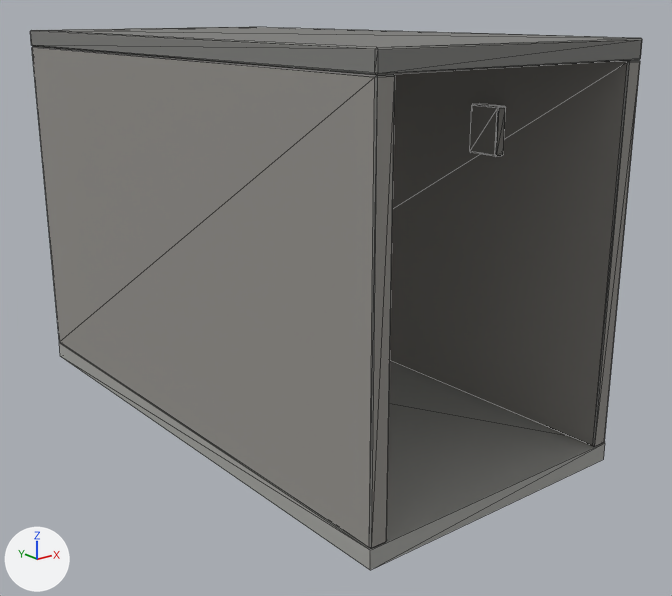
One commit to the FBX model unity/HorrorGame/Assets/Models/MapKit/Corridor_Straight_5m.fbx: the scene before it, then after it.
Rendered twice from a 50 mm lens placed at (-3.48, -3.99, 3.36), pointed at (1.42, 2.13, 0.92). The lights are fixed; the arrows at lower left show +X, +Y and +Z. The picture after the commit comes second. Mesh edges are drawn as thin lines. Vertices at exactly the same position are counted once.

Objects in the first picture: 'Corridor_Straight_5m'.
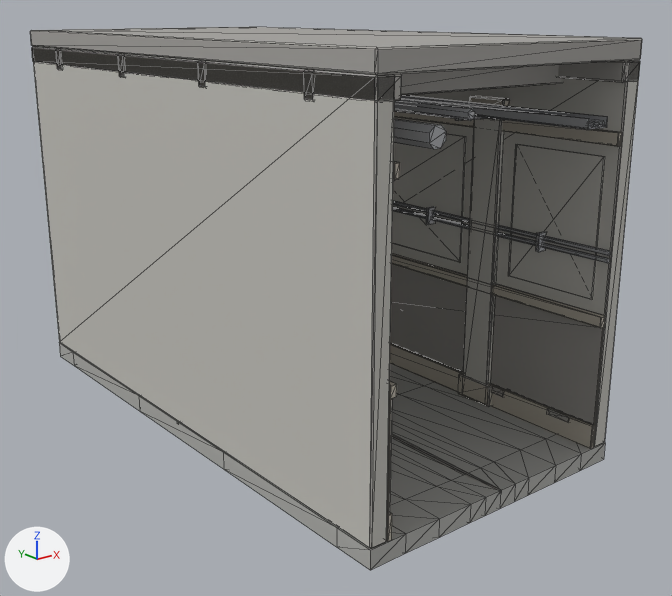
What differs and where, as boxes [x1, y1, x2, y2] in the pictures (672 x 596 px; the box of a moved part takes in the faces that stretch with it):
'Corridor_Straight_5m', recoloured, reshaped (lighter)
    both: [30, 27, 642, 570]
part 1 of me_cube_001, moved or reshaped (not visible afterwards)
    before: [470, 103, 506, 157]
part 2 of me_cube_001, added
    after: [469, 96, 510, 106]
part 3 of me_cube_001, added
    after: [458, 373, 492, 407]
part 4 of me_cube_001, added
    after: [392, 434, 502, 493]
part 5 of me_cube_001, added
    after: [508, 144, 605, 300]
part 6 of me_cube_001, added
    after: [392, 134, 466, 263]
part 7 of me_cube_001, added
    after: [492, 386, 504, 397]
part 8 of me_cube_001, added
    after: [32, 48, 640, 570]

Edits to the bpy script that builds the scene:
```text
Change mat_ceiling_structure:
    mat_ceiling_structure.base_color: (0.21, 0.21, 0.2) -> (0.38, 0.37, 0.35)  # grey #7e7e7c -> grey #a6a4a0
Change mat_wall_structure:
    mat_wall_structure.base_color: (0.29, 0.28, 0.26) -> (0.55, 0.54, 0.5)  # grey #93908b -> light grey #c4c2bc
Add mat_wall_dado:
    mat_wall_dado = principled_material('Wall_Dado')
    mat_wall_dado.base_color = (0.33, 0.32, 0.3)  # grey #9b9995
    mat_wall_dado.roughness = 0.93
Add mat_trim_painted:
    mat_trim_painted = principled_material('Trim_Painted')
    mat_trim_painted.base_color = (0.5, 0.46, 0.39)  # grey #bcb5a8
    mat_trim_painted.roughness = 0.62
Add mat_trim_steel:
    mat_trim_steel = principled_material('Trim_Steel')
    mat_trim_steel.base_color = (0.41, 0.42, 0.44)  # grey #acadb1
    mat_trim_steel.metallic = 0.25
Change me_cube_001:
    used by ob_corridor_straight_5m; location = (0.0, 0.0, 0.0)
    remove me_cube_001.from_pydata(...)  # 172 vertices, 320 faces; spans x 0.0..2.5, y 0.0..5.0, z -0.15..3.15
    add me_cube_001.from_pydata(...)  # 1366 vertices, 2424 faces; spans x 0.0..2.5, y 0.0..5.0, z -0.15..3.15
    me_cube_001 part 1: the loose piece of 24 vertices spanning x 2.25..2.35, y 1.1..1.4, z 2.2..2.6 is scaled about its middle by (0.708, 1.28, 0.48), then moved by (-2.11, 0.0, -2.3)
    me_cube_001 part 2: the loose piece of 24 vertices spanning x 2.25..2.35, y 1.1..1.4, z 2.2..2.6 is copied, and the copy is scaled about its middle by (0.825, 1.28, 0.376), then moved by (0.01, 0.0, 0.18); it spans x 2.26..2.35, y 1.06..1.44, z 2.5..2.66
    me_cube_001 part 3: the loose piece of 24 vertices spanning x 2.25..2.35, y 1.1..1.4, z 2.2..2.6 is copied, and the copy is scaled about its middle by (0.708, 1.28, 0.48), then moved by (0.01, 0.0, -2.3); it spans x 2.28..2.35, y 1.06..1.44, z 0.0..0.2
    me_cube_001 part 4: a new loose piece, a box spanning x 1.238..1.262, y 0.0..5.0, z -0.022..0.0, in mat_wall_dado (grey #9b9995)
    me_cube_001 part 5: a new loose piece, a box spanning x 2.334..2.35, y 0.13..0.97, z 1.21..2.31, in mat_wall_structure (light grey #c4c2bc)
    me_cube_001 part 6: a new loose piece, a box spanning x 2.334..2.35, y 1.53..3.47, z 1.21..2.31, in mat_wall_structure (light grey #c4c2bc)
    me_cube_001 part 7: a new loose piece, a box spanning x 2.306..2.33, y 0.928..1.056, z 0.135..0.197, in mat_wall_dado (grey #9b9995)
    me_cube_001 part 8: 874 vertices added at x 0.0..2.5, y 0.0..5.0, z -0.15..3.06
    other edits to the shape of me_cube_001 do not show in these pictures
    add me_cube_001.materials.append(mat_trim_painted)  # grey #bcb5a8
    add me_cube_001.materials.append(mat_trim_steel)  # grey #acadb1
    add me_cube_001.materials.append(mat_wall_dado)  # grey #9b9995
```
